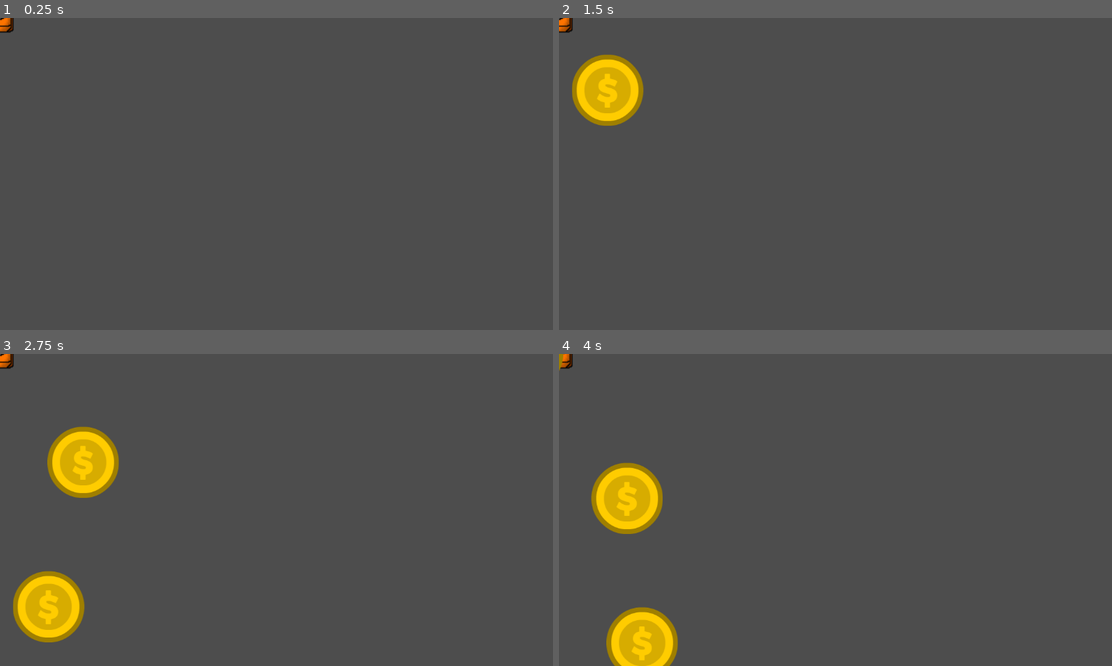
Above: before the commit, frames 1-4 (two rows, left to right).
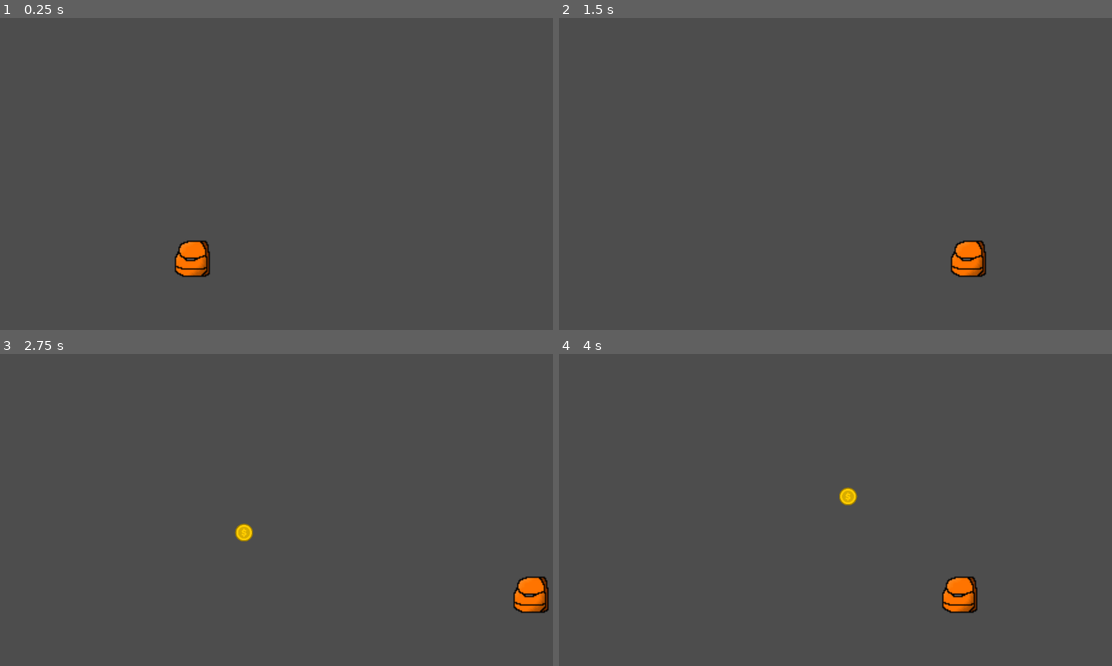
Above: after the commit, the same moments.

Repository: TabathaAGWilliams/AnneBelkAtDark
Game: Godot game, scene res://minigames/catching/catching_game.tscn
Two runs of this game, one before a commit and one after it. Both use one fixed random seed, a clock stepped at 60 frames per second and the inputs below. This scene is started directly instead of the project's main scene.
Inputs (mouse positions are in pixels of both pictures, inside the frame that each line leads up to):
- Up to frame 1 (0.25 s): no input
- Up to frame 2 (1.5 s): tap Enter at 0.5 s; move the mouse to (957, 158) at 0.52 s; hold D (right) 0.53-1.28 s; tap E (interact) at 0.6, 1.35 s; tap Space (jump) at 0.77 s; move the mouse to (724, 189) at 1.27 s; hold S (backward) from 1.28 s (still down)
- Up to frame 3 (2.75 s): tap Space (jump) at 1.52 s; move the mouse to (331, 441) at 2.02 s; release S (backward) at 2.03 s; hold D (right) from 2.03 s (still down); tap E (interact) at 2.1 s
- Up to frame 4 (4 s): move the mouse to (807, 572) at 2.77 s; release D (right) at 2.78 s; hold W (forward) 2.78-3.53 s; tap E (interact) at 2.85, 3.6 s; tap Space (jump) at 3.02, 3.77 s; move the mouse to (1001, 556) at 3.52 s; hold A (left) from 3.53 s (still down)

The runs differ from the first frame. In frame 1, 0.8% of the frame differs, in the area x 0-38%, y 0-84%; in frame 2, 3.1%; in frame 3, 5.6%, in the area x 0-100%, y 0-93%; in frame 4, 5.4%.

Commit message:
got the basics of my minigame working!!!!

Diff:
--- a/character_body_3d.gd
+++ b/character_body_3d.gd
@@ -53,3 +53,12 @@
 
 	head.rotation_degrees.x = cam_look_rot.x
 	rotation_degrees.y = cam_look_rot.y
+
+
+func disable():
+	set_physics_process(false)
+	set_process_input(false)
+
+func enable():
+	set_physics_process(true)
+	set_process_input(true)
--- a/interactables/minigame_interactable.gd
+++ b/interactables/minigame_interactable.gd
@@ -5,14 +5,13 @@
 func interact(body):
 	if minigame_ui_scene:
 		var ui_instance = minigame_ui_scene.instantiate()
-
+		ui_instance.process_mode = Node.PROCESS_MODE_ALWAYS
 		get_tree().root.add_child(ui_instance)
 
 		if ui_instance.has_method("launch_game"):
 			ui_instance.launch_game(game_to_load)
 
+		body.disable()
 		Input.mouse_mode = Input.MOUSE_MODE_VISIBLE
-
-		get_tree().paused = true
 	else:
 		print("Error: No UI scene has been assigned to this minigame object!")
--- a/minigames/catching/bucket.gd
+++ b/minigames/catching/bucket.gd
@@ -1,12 +1,19 @@
 extends CharacterBody2D
 
 const SPEED = 600.0
+@export var left_limit: int = 50
+@export var right_limit: int = 1102
+
+func _ready() -> void:
+	process_mode = Node.PROCESS_MODE_ALWAYS
 
 func _physics_process(_delta: float) -> void:
-	var direction := Input.get_axis("ui_left", "ui_right")
+	var direction := Input.get_axis("left", "right")
 	if direction:
 		velocity.x = direction * SPEED
 	else:
 		velocity.x = move_toward(velocity.x, 0, SPEED)
 
 	move_and_slide()
+
+	position.x = clamp(position.x, left_limit, right_limit)
--- /dev/null
+++ b/minigames/catching/catch_area.gd
@@ -0,0 +1,9 @@
+extends Area2D
+func _ready() -> void:
+	process_mode = Node.PROCESS_MODE_ALWAYS
+	print("CatchArea process mode: ", process_mode)
+
+func _on_area_entered(area: Area2D) -> void:
+	if area.has_signal("caught"):
+		area.caught.emit()
+		area.queue_free()
--- a/minigames/catching/catching_game.gd
+++ b/minigames/catching/catching_game.gd
@@ -12,35 +12,26 @@
 @onready var bucket = $Bucket
 
 func _ready() -> void:
-	# 1. Reset score
+	process_mode = PROCESS_MODE_ALWAYS
 	score = 0
 
-	# 2. Make sure the timer is connected to the spawn logic
-	# If you haven't connected this in the editor, we do it here:
 	if not game_timer.timeout.is_connected(_on_game_timer_timeout):
 		game_timer.timeout.connect(_on_game_timer_timeout)
 
-	# 3. Start the game
 	game_timer.start()
 	print("Minigame Started! Goal: ", win_score)
 
 func _on_game_timer_timeout() -> void:
-	# Tell the spawner to create an item
-	# We pass 'self' so the item can connect its signal back to this script
 	spawner.spawn_item(self)
 
 func add_score() -> void:
 	score += 1
 	print("Score: ", score)
 
-	# Check for win condition
 	if score >= win_score:
 		complete_game()
 
 func complete_game() -> void:
-	# Stop everything
 	game_timer.stop()
 	print("Minigame Won!")
-
-	# Emit the signal that mini_game_ui.gd is waiting for
 	game_finished.emit()
--- a/minigames/catching/catching_game.tscn
+++ b/minigames/catching/catching_game.tscn
@@ -5,35 +5,47 @@
 [ext_resource type="Script" uid="uid://uw20atiwf1hu" path="res://minigames/catching/spawner.gd" id="3_fxcpt"]
 [ext_resource type="Texture2D" uid="uid://cal2dgboippwi" path="res://minigames/assests/paint34114018.png" id="3_ih16p"]
 [ext_resource type="PackedScene" uid="uid://lewxktuywcb" path="res://minigames/catching/falling_item.tscn" id="4_fxcpt"]
+[ext_resource type="Script" uid="uid://ddw5i2eo5y7eh" path="res://minigames/catching/catch_area.gd" id="4_vvetp"]
 
 [sub_resource type="RectangleShape2D" id="RectangleShape2D_ph4nk"]
-size = Vector2(63, 69)
+size = Vector2(102, 89)
+
+[sub_resource type="RectangleShape2D" id="RectangleShape2D_vvetp"]
+size = Vector2(118, 39.75)
 
 [node name="CatchingGame" type="Node2D" unique_id=1986655659]
+process_mode = 3
 script = ExtResource("1_ph4nk")
 
 [node name="Bucket" type="CharacterBody2D" parent="." unique_id=1429003814]
+process_mode = 3
+position = Vector2(400, 500)
 script = ExtResource("1_bu5cj")
 
 [node name="Sprite2D" type="Sprite2D" parent="Bucket" unique_id=672543800]
-scale = Vector2(2, 2)
+scale = Vector2(2.5, 2.5)
 texture = ExtResource("3_ih16p")
 
 [node name="CollisionShape2D" type="CollisionShape2D" parent="Bucket" unique_id=1528433361]
-position = Vector2(-0.5, -0.5)
+position = Vector2(0, 0.5)
 shape = SubResource("RectangleShape2D_ph4nk")
 
 [node name="CatchArea" type="Area2D" parent="Bucket" unique_id=249369909]
+script = ExtResource("4_vvetp")
 
 [node name="CollisionShape2D" type="CollisionShape2D" parent="Bucket/CatchArea" unique_id=1457518225]
+position = Vector2(1, -32.125)
+shape = SubResource("RectangleShape2D_vvetp")
 
 [node name="Spawner" type="Node2D" parent="." unique_id=362362666]
+position = Vector2(0, 1)
 script = ExtResource("3_fxcpt")
 item_scene = ExtResource("4_fxcpt")
 
 [node name="Timer" type="Timer" parent="Spawner" unique_id=1013487300]
 
 [node name="GameTimer" type="Timer" parent="." unique_id=682952908]
+wait_time = 1.5
 
-[connection signal="area_entered" from="Bucket/CatchArea" to="." method="_on_catch_area_area_entered"]
+[connection signal="area_entered" from="Bucket/CatchArea" to="Bucket/CatchArea" method="_on_area_entered"]
 [connection signal="timeout" from="GameTimer" to="." method="_on_game_timer_timeout"]
--- a/minigames/catching/falling_item.gd
+++ b/minigames/catching/falling_item.gd
@@ -1,20 +1,18 @@
 extends Area2D
 
-signal caught  # This "shouts" when the item is caught
+signal caught
 
 @export var fall_speed: float = 300.0
-
+func _ready() -> void:
+	#body_entered.connect(_on_area_entered)
+	process_mode = Node.PROCESS_MODE_ALWAYS
 func _process(delta: float) -> void:
-	# Move downward
 	position.y += fall_speed * delta
 
-	# If the player misses, delete it when it's off-screen
 	if position.y > 600:
 		queue_free()
 
 func _on_area_entered(area: Area2D) -> void:
-	# This is the logic we discussed earlier!
-	# It checks if the area it hit is the Bucket's "catchArea"
-	if area.name == "catchArea":
+	if area.name == "CatchArea":
 		caught.emit()  # Tell the game we were caught
 		queue_free()   # Disappear
--- a/minigames/catching/falling_item.tscn
+++ b/minigames/catching/falling_item.tscn
@@ -4,14 +4,15 @@
 [ext_resource type="Texture2D" uid="uid://brh3vrvdohlt0" path="res://minigames/assests/coin_16.png" id="2_hhsmw"]
 
 [sub_resource type="CircleShape2D" id="CircleShape2D_c55cc"]
+radius = 19.104973
 
 [node name="FallingItem" type="Area2D" unique_id=580071107]
+process_mode = 3
 script = ExtResource("1_c55cc")
-
-[node name="Sprite2D" type="Sprite2D" parent="." unique_id=877803464]
-texture = ExtResource("2_hhsmw")
 
 [node name="CollisionShape2D" type="CollisionShape2D" parent="." unique_id=37902829]
 shape = SubResource("CircleShape2D_c55cc")
 
-[connection signal="area_entered" from="." to="." method="_on_area_entered"]
+[node name="Sprite2D" type="Sprite2D" parent="." unique_id=877803464]
+scale = Vector2(0.25, 0.25)
+texture = ExtResource("2_hhsmw")
--- a/minigames/catching/spawner.gd
+++ b/minigames/catching/spawner.gd
@@ -1,29 +1,20 @@
 extends Node2D
-
-# This is the slot where you drag your FallingItem.tscn in the Inspector
 @export var item_scene: PackedScene
-
-# How wide the area is where items can drop (adjust to fit your screen)
-@export var spawn_width: float = 500.0
+@export var spawn_width: float = 700.0
+func _ready() -> void:
+	process_mode = Node.PROCESS_MODE_ALWAYS
 
 func spawn_item(game_root: Node) -> void:
-	# 1. Safety check: make sure a scene is actually assigned
 	if not item_scene:
 		print("Error: No item_scene assigned to the Spawner!")
 		return
 
-	# 2. Create an instance of the item
 	var item = item_scene.instantiate()
 
-	# 3. Add it as a child of the spawner
 	add_child(item)
 
-	# 4. Set a random horizontal position
-	# We use -width/2 to +width/2 so it's centered on the Spawner's position
-	var random_x = randf_range(-spawn_width / 2, spawn_width / 2)
+	var random_x = randf_range( 50, spawn_width)
 	item.position = Vector2(random_x, 0)
 
-	# 5. Connect the item's 'caught' signal to the main game's scoring function
-	# This ensures that when THIS specific item is caught, it adds a point.
 	if item.has_signal("caught"):
 		item.caught.connect(game_root.add_score)
--- a/minigames/mini_game_ui.gd
+++ b/minigames/mini_game_ui.gd
@@ -1,22 +1,24 @@
 extends CanvasLayer
 @onready var game_holder = $GameContainer
+func _ready() -> void:
+	process_mode = Node.PROCESS_MODE_ALWAYS
 
 func launch_game(game_scene_path: String):
-	# 1. Load the catching game file
 	var game_scene = load(game_scene_path)
 	var game_instance = game_scene.instantiate()
 
-	# 2. Put it inside our holder node
-	game_holder.add_child(game_instance)
+	game_instance.process_mode = Node.PROCESS_MODE_ALWAYS
+	add_child(game_instance)
 
-	# 3. CONNECTION #4: Listen for the game to say "I'm done!"
 	if game_instance.has_signal("game_finished"):
 		game_instance.game_finished.connect(close_minigame)
 
-	# 4. UI Setup
 	Input.mouse_mode = Input.MOUSE_MODE_VISIBLE
-	get_tree().paused = true # Optional: pause the main world behind the UI
+	#get_tree().paused = true # Optional: pause the main world behind the UI
 func close_minigame():
+	var player = get_tree().root.get_node("Node/CharacterBody3D")
+	if player:
+		player.enable()
 	Input.mouse_mode = Input.MOUSE_MODE_CAPTURED
 	get_tree().paused = false
 	queue_free()
--- a/minigames/mini_game_ui.tscn
+++ b/minigames/mini_game_ui.tscn
@@ -1,17 +1,10 @@
 [gd_scene format=3 uid="uid://gjo1nediocx1"]
 
 [ext_resource type="Script" uid="uid://bgpowito8poak" path="res://minigames/mini_game_ui.gd" id="1_vuav5"]
-
-[sub_resource type="StyleBoxFlat" id="StyleBoxFlat_vuav5"]
-bg_color = Color(0.9610899, 0, 0.04538341, 1)
-border_width_bottom = 4
-border_color = Color(0.59818393, 0.04146868, 0, 1)
-corner_radius_top_left = 20
-corner_radius_top_right = 20
-corner_radius_bottom_right = 20
-corner_radius_bottom_left = 20
+[ext_resource type="Texture2D" uid="uid://c62011xc12nvn" path="res://minigames/assests/exitButton.png" id="2_0y1co"]
 
 [node name="MiniGameUI" type="CanvasLayer" unique_id=920386627]
+process_mode = 3
 script = ExtResource("1_vuav5")
 
 [node name="ColorRect" type="ColorRect" parent="." unique_id=792761470]
@@ -36,55 +29,19 @@
 grow_horizontal = 2
 grow_vertical = 2
 
-[node name="Panel" type="Panel" parent="." unique_id=1186757617]
-visible = false
-anchors_preset = 8
-anchor_left = 0.5
-anchor_top = 0.5
-anchor_right = 0.5
-anchor_bottom = 0.5
-offset_left = -200.0
-offset_top = -250.0
-offset_right = 200.0
-offset_bottom = 250.0
-grow_horizontal = 2
-grow_vertical = 2
-
-[node name="Label" type="Label" parent="Panel" unique_id=2029406472]
-layout_mode = 1
-anchors_preset = 8
-anchor_left = 0.5
-anchor_top = 0.5
-anchor_right = 0.5
-anchor_bottom = 0.5
-offset_left = -108.0
-offset_top = -11.5
-offset_right = 108.0
-offset_bottom = 11.5
-grow_horizontal = 2
-grow_vertical = 2
-text = "Screen opened successfully!"
-
-[node name="Button" type="Button" parent="Panel" unique_id=460635842]
-custom_minimum_size = Vector2(60, 80)
-layout_mode = 1
-anchors_preset = -1
-anchor_left = 0.97800004
-anchor_right = 1.0
-offset_left = -48.200012
-offset_top = -1.0
-offset_right = 3.0
-offset_bottom = 79.0
-grow_horizontal = 0
-theme_override_styles/normal_mirrored = SubResource("StyleBoxFlat_vuav5")
-text = "X"
-
 [node name="Button" type="Button" parent="." unique_id=193164494]
 anchors_preset = 1
 anchor_left = 1.0
 anchor_right = 1.0
-offset_left = -8.0
-offset_bottom = 8.0
+offset_left = -55.0
+offset_top = 1.0
+offset_right = 153.0
+offset_bottom = 209.0
 grow_horizontal = 0
+scale = Vector2(0.25, 0.25)
+size_flags_horizontal = 8
+size_flags_vertical = 8
+theme_type_variation = &"FlatButton"
+icon = ExtResource("2_0y1co")
 
-[connection signal="pressed" from="Panel/Button" to="." method="_on_button_pressed"]
+[connection signal="pressed" from="Button" to="." method="_on_button_pressed"]
Not shown, added: godot-git-plugin-v3.2.1/addons/godot-git-plugin/git_plugin.gdextension.uid
Binary file added: minigames/assests/exit.png
Not shown, added: minigames/assests/exit.png.import
Binary file added: minigames/assests/exitButton.png
Not shown, added: minigames/assests/exitButton.png.import
Not shown, added: minigames/catching/catch_area.gd.uid
Not shown, added: godot-git-plugin-v3.2.1/addons/godot-git-plugin/LICENSE
Not shown, added: godot-git-plugin-v3.2.1/addons/godot-git-plugin/THIRDPARTY.md
Not shown, added: godot-git-plugin-v3.2.1/addons/godot-git-plugin/git_plugin.gdextension
Not shown, added: godot-git-plugin-v3.2.1/addons/godot-git-plugin/linux/libgit_plugin.linux.editor.x86_64.so
Not shown, added: godot-git-plugin-v3.2.1/addons/godot-git-plugin/macos/libgit_plugin.macos.editor.universal.dylib
Not shown, added: godot-git-plugin-v3.2.1/addons/godot-git-plugin/windows/libgit_plugin.windows.editor.x86_64.dll
(and 1 more such lines)
